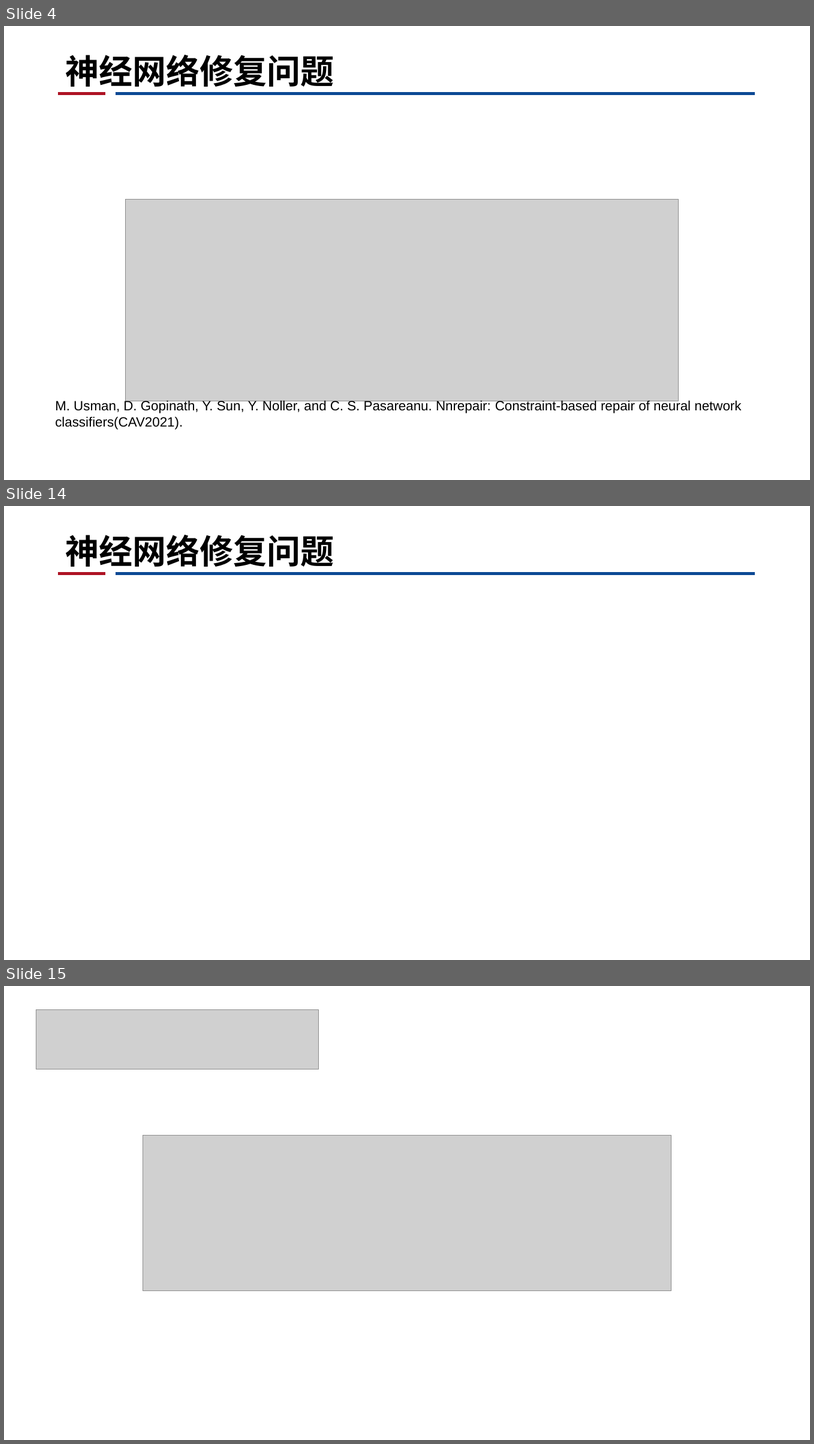
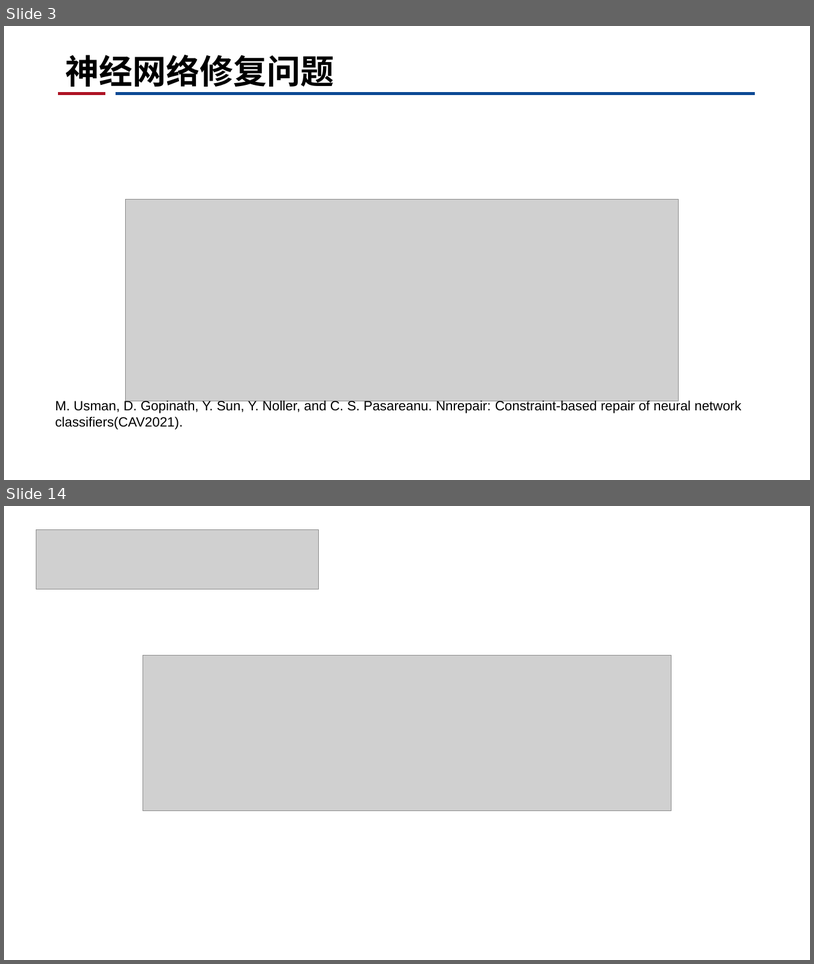
Before and after one commit to CRhapsody/Presentation_Slides, a slide deck: 神经网络修复工作进展.pptx. Shown one above the other, each under a label of ours: slides 4, 14 and 15 before the commit, slides 3 and 14 after it; the slides between them are not shown. The pictures are 814x1444 and 814x964 pixels, drawn with LibreOffice and Linux fonts; fonts in the diff are those of the drawing; grey boxes stand for pictures; background and template pictures are left out. Boxes give left, top, right and bottom in pixels: in the first picture for what was removed or moved away, otherwise in the second. Text is boxed around its words. In the diff, an @@ line names an element or a change of style, - is before the commit and + after.

```diff
--- a/神经网络修复工作进展.pptx
+++ b/神经网络修复工作进展.pptx
@@ slide 14 removed at box(4, 506, 810, 960), background #FFFFFF; not listed: 2 template elements that a slide beside it also shows @@
@@ title removed at box(65, 534, 334, 567) @@
-神经网络修复问题
@@ what was slide 4 is now slide 3 @@
@@ what was slide 15 is now slide 14 @@
```
Also in this commit, not shown: 5 slides changed, 5 slides added, 5 other slides removed, 1 other file.
